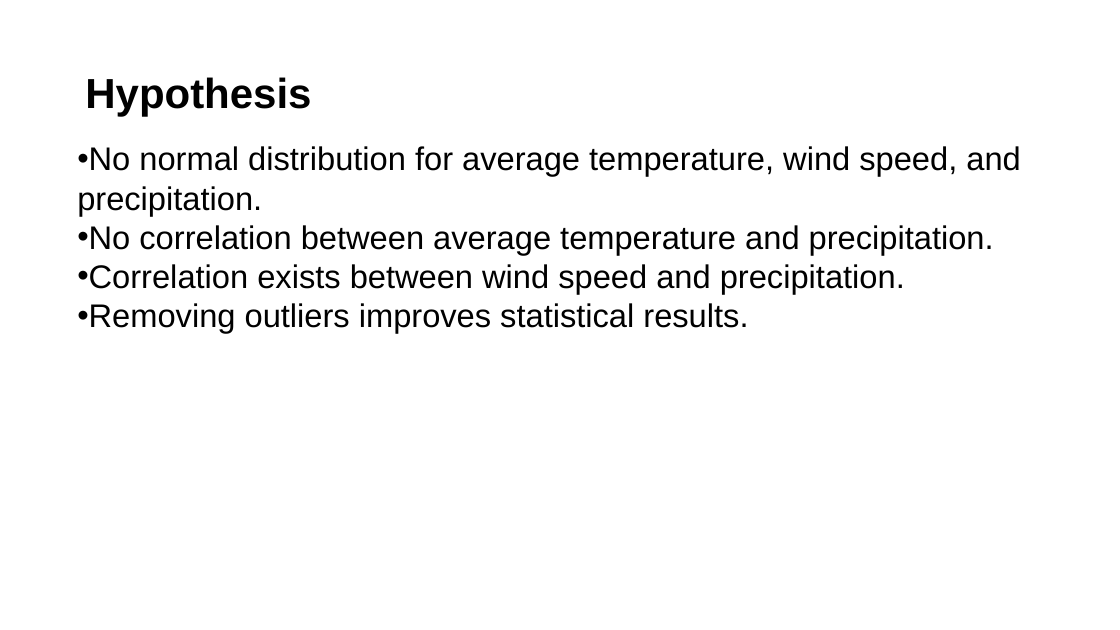
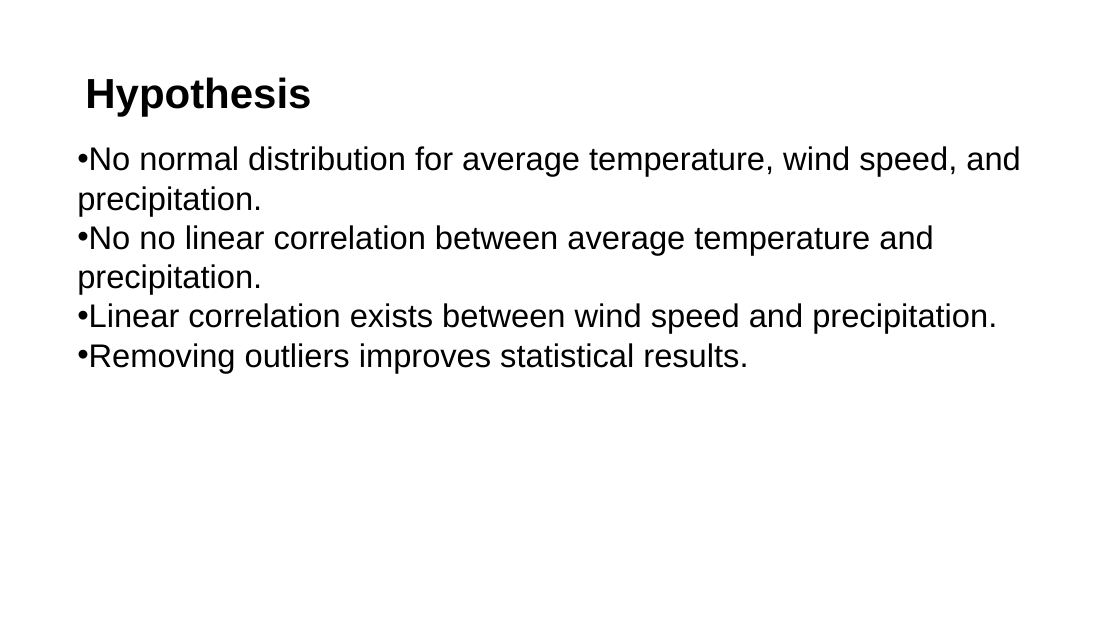
Before and after one commit to mhejazi1989/Final_Project_CMSC6950, a slide deck: slide 3 of Presentation_finalproject_MH_Nov2024.pptx. Drawn at 1120x630 pixels with LibreOffice and Linux fonts; fonts in the diff are those of the drawing. Boxes give left, top, right and bottom in pixels: in the first picture for what was removed or moved away, otherwise in the second. Text is boxed around its words. In the diff, an @@ line names an element or a change of style, - is before the commit and + after.

```diff
--- a/Presentation_finalproject_MH_Nov2024.pptx
+++ b/Presentation_finalproject_MH_Nov2024.pptx
@@ text at [77,225,997,333]: text changed @@
-• No correlation between average temperature and precipitation.
-• Correlation exists between wind speed and precipitation.
+• No no linear correlation between average temperature and precipitation.
+• Linear correlation exists between wind speed and precipitation.
```
Also in this commit, not shown: 4 other slides changed, 2 slides added, 2 slides removed, 6 other files.
